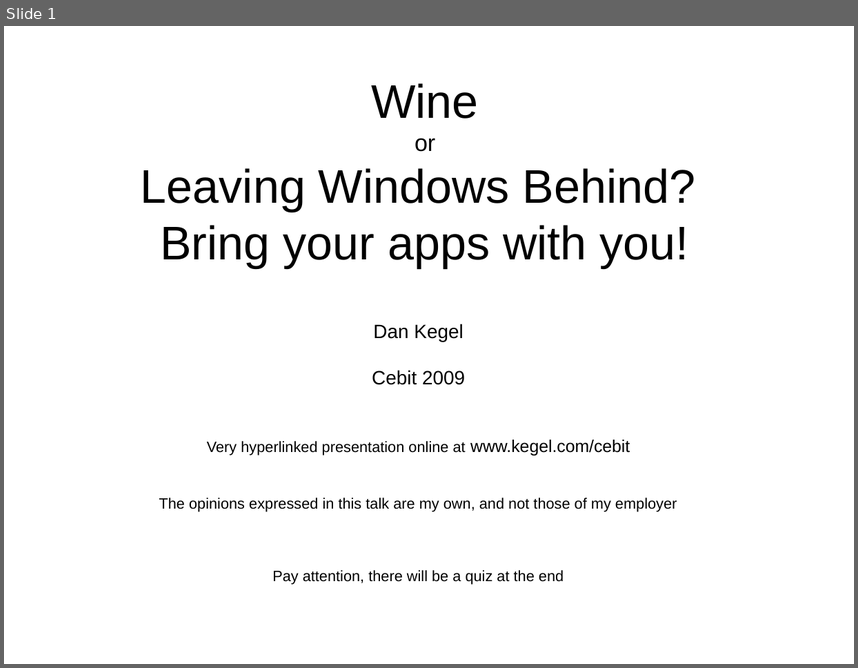
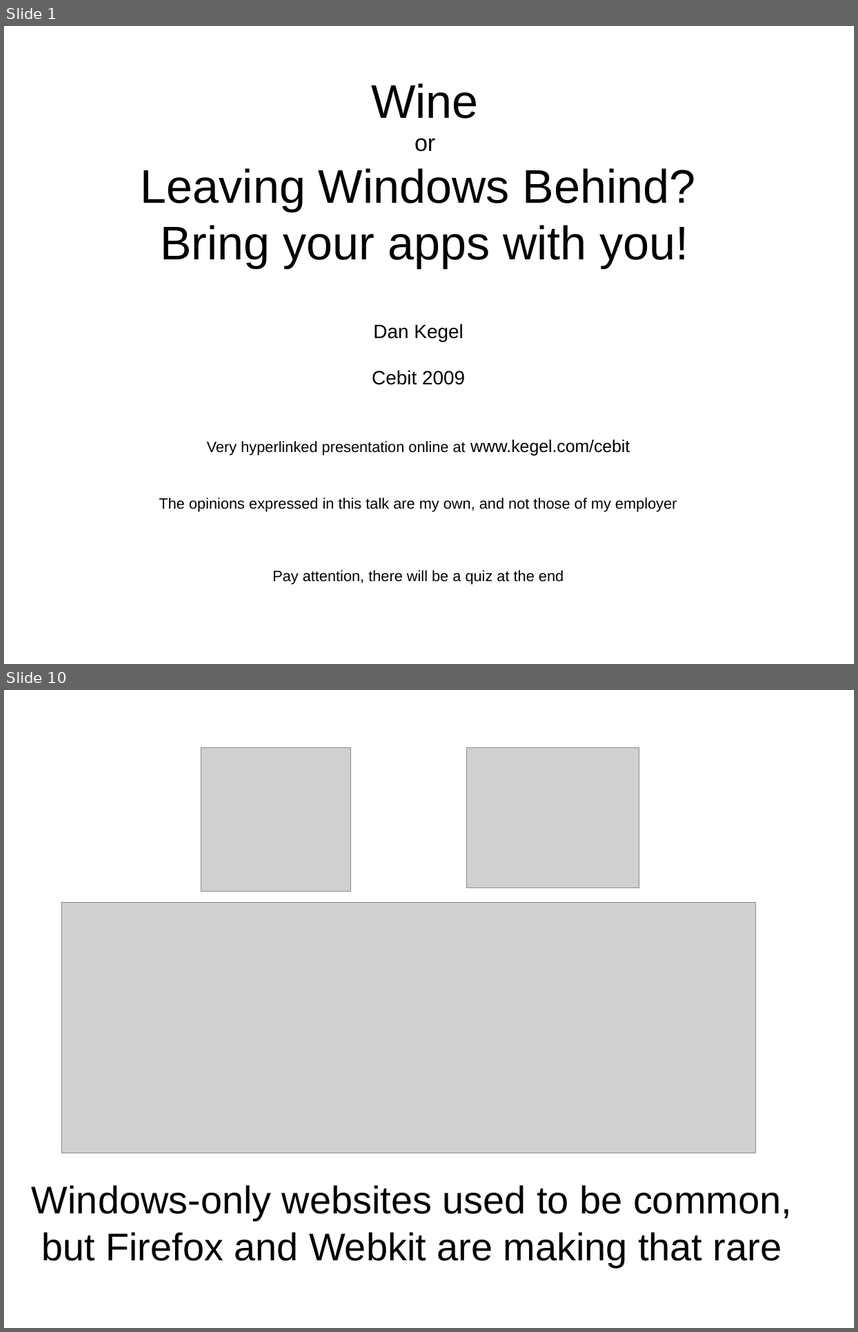
Before and after one commit to imaemo/winezeug, a slide deck: cebit2009/talk.odp. Shown one above the other, each under a label of ours: slide 1 before the commit, slides 1 and 10 after it; the slides between them are not shown. The pictures are 858x668 and 858x1332 pixels, drawn with LibreOffice and Linux fonts; fonts in the diff are those of the drawing; grey boxes stand for pictures. Boxes give left, top, right and bottom in pixels: in the first picture for what was removed or moved away, otherwise in the second. Text is boxed around its words. In the diff, an @@ line names an element or a change of style, - is before the commit and + after.

```diff
--- a/cebit2009/talk.odp
+++ b/cebit2009/talk.odp
@@ slide 10 added at box(4, 690, 854, 1328), background #FFFFFF @@
@@ picture added at box(201, 748, 351, 891) @@
@@ picture added at box(467, 748, 639, 887) @@
@@ picture added at box(62, 902, 756, 1153) @@
@@ title added at box(32, 1185, 792, 1266), 36 pt, text #000000 @@
+Windows-only websites used to be common,
+but Firefox and Webkit are making that rare
```
Also in this commit, not shown: 1 slide changed, 19 other slides added, 7 slides removed, 2 other files.
